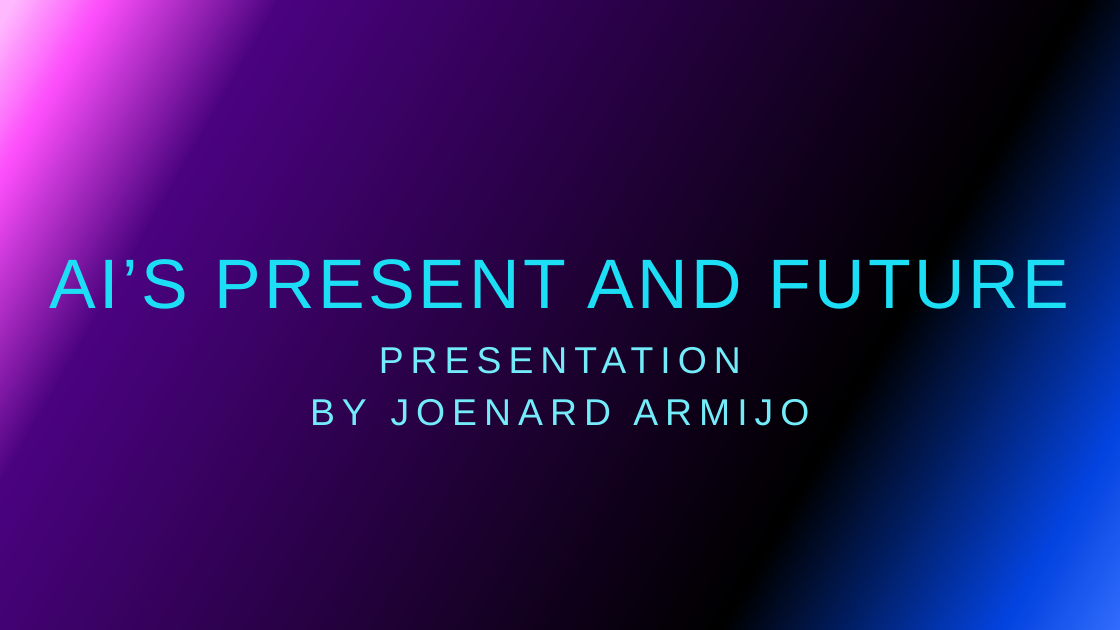
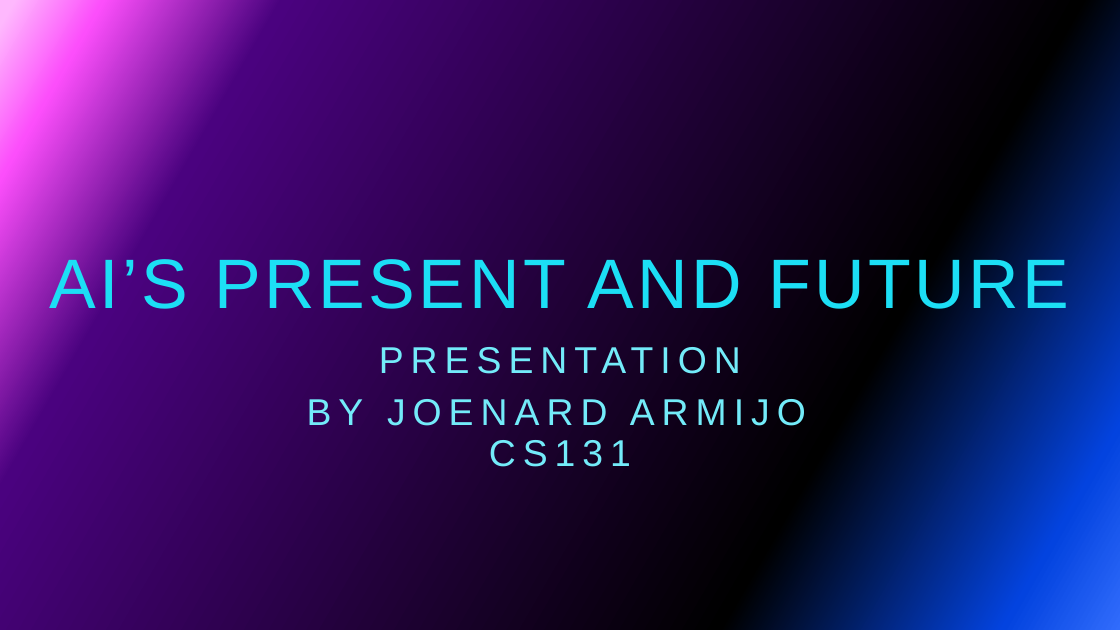
Before and after one commit to JoenardArmijo/Semester-GitHub-Project-Grade-Holder, a slide deck: slide 1 of PresentnFutureAI.pptx. Drawn at 1120x630 pixels with LibreOffice and Linux fonts; fonts in the diff are those of the drawing; background and template pictures are left out. Boxes give left, top, right and bottom in pixels: in the first picture for what was removed or moved away, otherwise in the second. Text is boxed around its words. In the diff, an @@ line names an element or a change of style, - is before the commit and + after.

```diff
--- a/PresentnFutureAI.pptx
+++ b/PresentnFutureAI.pptx
@@ subtitle at [307,399,806,467]: text changed @@
-BY JOENARD ARMIJO
+BY JOENARD ARMIJO
+CS131
```
